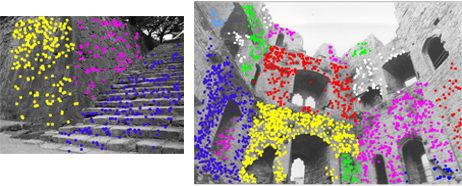
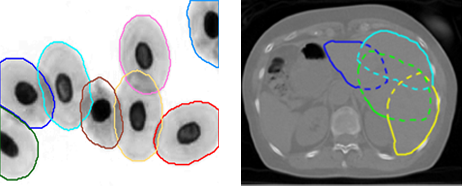
Before/after of a 462x186 layered artwork. What changed in the layer stack:
added layer "Layer 12" above "Layer 11" over [0, 0, 219, 186]
added layer "Layer 11" above "Layer 10" over [241, 0, 462, 186]
hid "Layer 9" over [0, 16, 184, 154]
hid "Layer 8 copy" over [194, 1, 462, 186]
